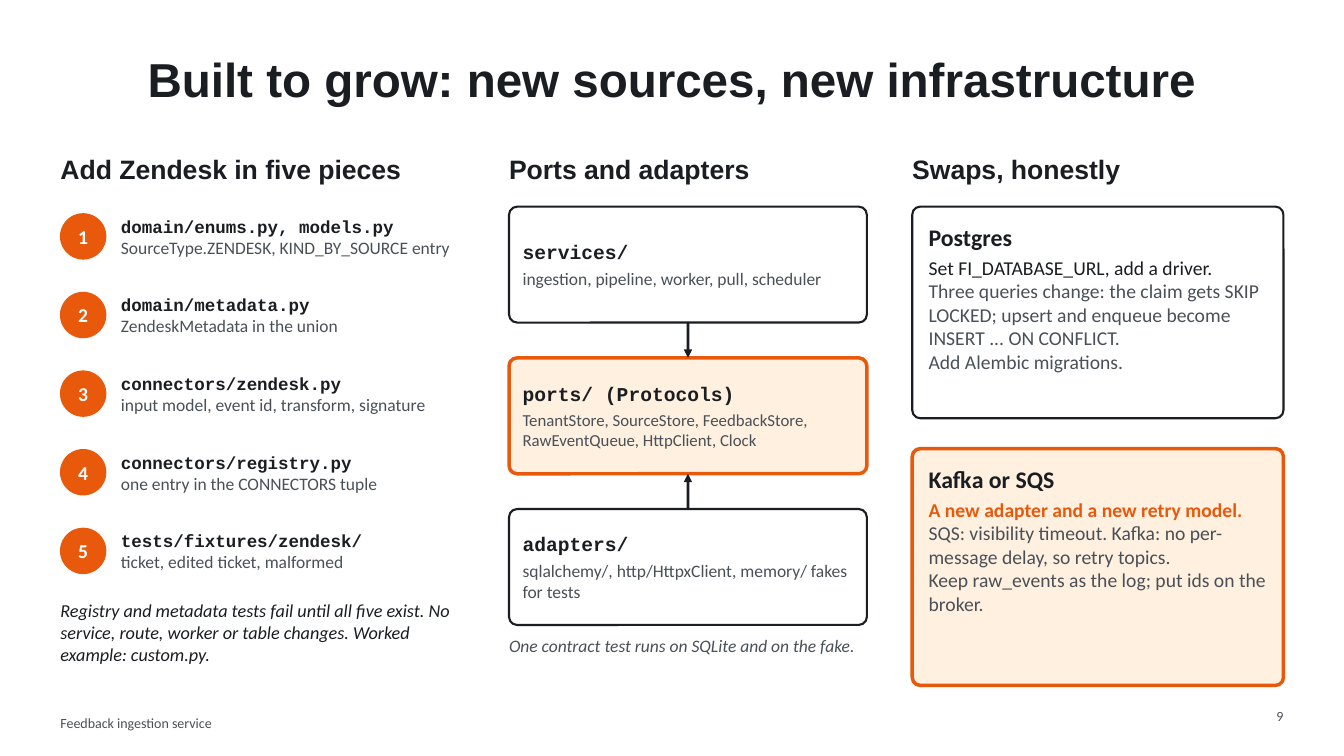
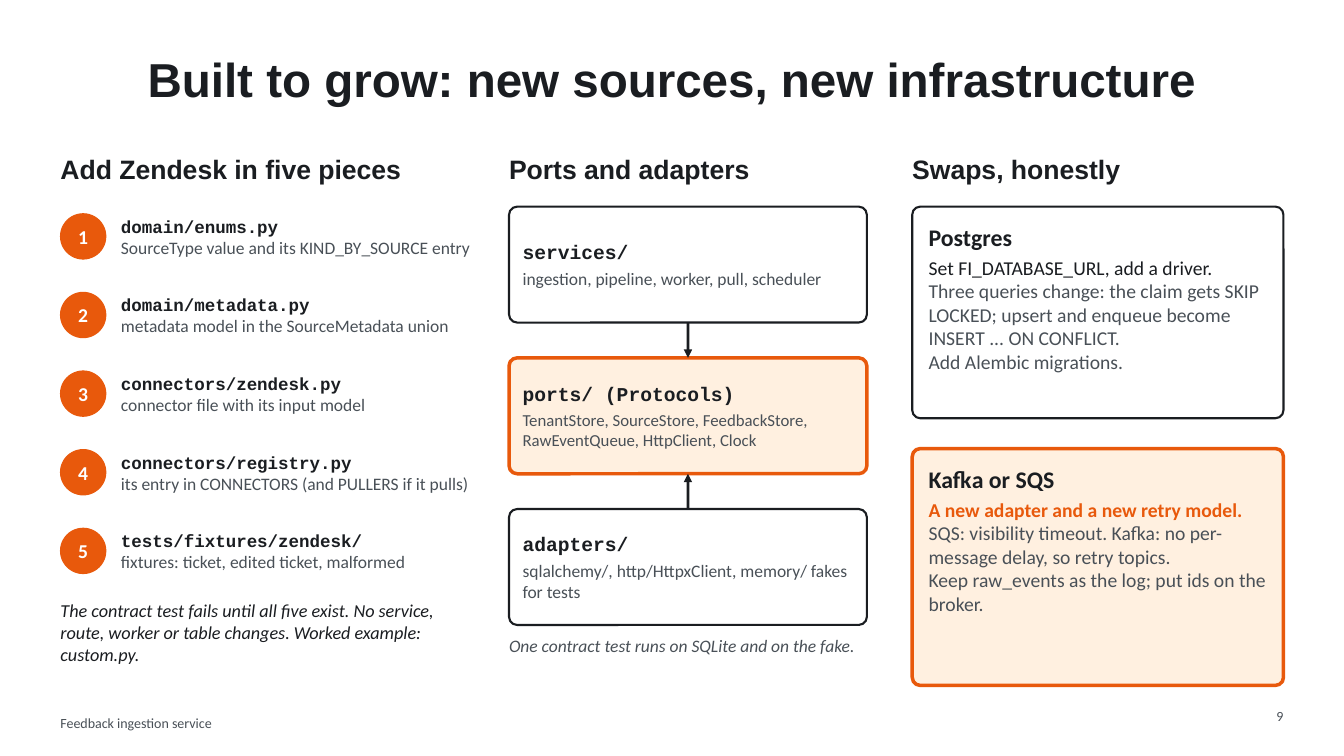
Before and after one commit to regalmoix/feedback-ingest, a slide deck: slide 9 of docs/slides/deck.pptx. Drawn at 1344x756 pixels with LibreOffice and Linux fonts; fonts in the diff are those of the drawing. Boxes give left, top, right and bottom in pixels: in the first picture for what was removed or moved away, otherwise in the second. Text is boxed around its words. In the diff, an @@ line names an element or a change of style, - is before the commit and + after.

```diff
--- a/docs/slides/deck.pptx
+++ b/docs/slides/deck.pptx
@@ text at bbox=[121, 221, 470, 257]: text changed @@
-domain/enums.py, models.py
-SourceType.ZENDESK, KIND_BY_SOURCE entry
+domain/enums.py
+SourceType value and its KIND_BY_SOURCE entry
@@ text at bbox=[121, 320, 449, 332]: text changed @@
-ZendeskMetadata in the union
+metadata model in the SourceMetadata union
@@ text at bbox=[121, 399, 365, 414]: text changed @@
-input model, event id, transform, signature
+connector file with its input model
@@ text at bbox=[121, 477, 469, 493]: text changed @@
-one entry in the CONNECTORS tuple
+its entry in CONNECTORS (and PULLERS if it pulls)
@@ text at bbox=[121, 556, 405, 570]: text changed @@
-ticket, edited ticket, malformed
+fixtures: ticket, edited ticket, malformed
@@ text at bbox=[60, 604, 434, 664]: text changed @@
-Registry and metadata tests fail until all five exist. No service, route, worker or table changes. Worked example: custom.py.
+The contract test fails until all five exist. No service, route, worker or table changes. Worked example: custom.py.
```
Also in this commit, not shown: 1 other slide changed, 22 other files.
